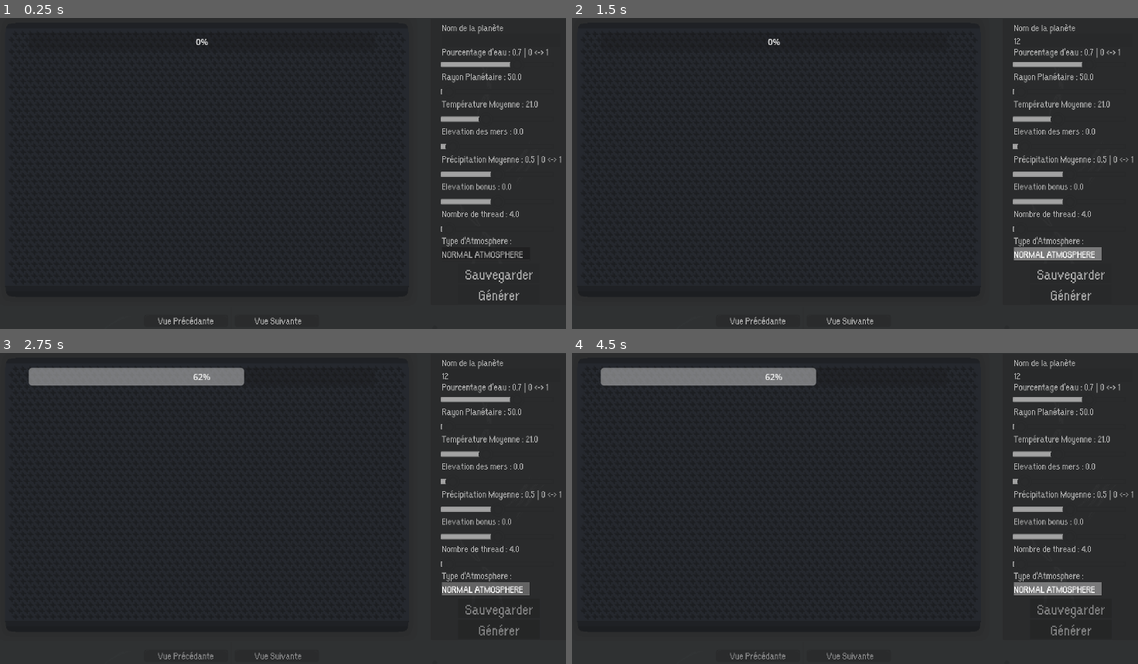
Above: before the commit, frames 1-4 (two rows, left to right).
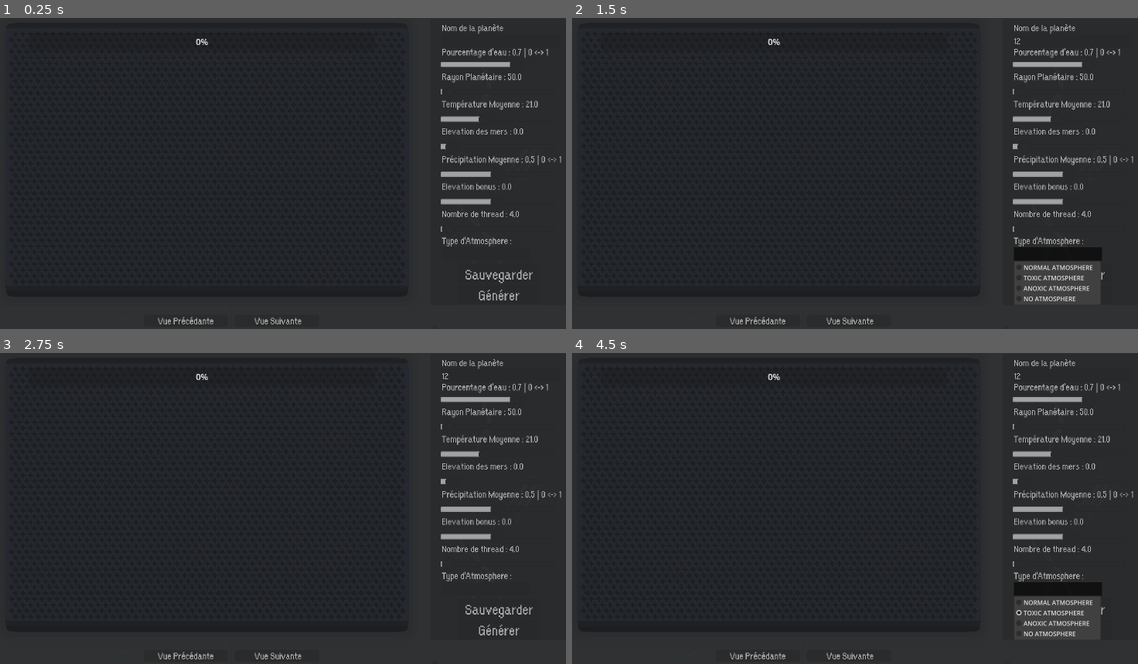
Above: after the commit, the same moments.

Repository: Jujedie/PlanetGenerator
Game: Godot game, scene res://data/scn/master.tscn
The game is run twice, just before and just after one commit, with the same random seed, the same clock (stepped at 60 frames per second) and the same inputs.
Inputs (mouse positions are in pixels of both pictures, inside the frame that each line leads up to):
- Up to frame 1 (0.25 s): no input
- Up to frame 2 (1.5 s): click (1075, 39) at 0.52 s; type "12" at 0.6 s; click (1058, 254) at 1.27 s
- Up to frame 3 (2.75 s): click "Générer" at 2 s
- Up to frame 4 (4.5 s): click (1058, 589) at 2.75 s, where only the run after the commit has a clickable "NO ATMOSPHERE"; click (1070, 608) at 3.5 s, where only the run after the commit has a clickable "Sauvegarder"; click (1058, 589) at 4.25 s, where only the run after the commit has a clickable "TOXIC ATMOSPHERE"

The runs differ from the first frame. In frame 1, 0.2% of the frame differs, in the area x 78-93%, y 74-78%; in frame 2, 1.3%; in frame 3, 3.1%; in frame 4, 4.4%, in the area x 5-95%, y 4-99%.

Commit message:
Ajout d'un sélecteur de type d'atmosphère avec des options pour différentes atmosphères dans la scène principale.

Diff:
--- a/data/scn/master.tscn
+++ b/data/scn/master.tscn
@@ -343,55 +343,25 @@
 text = "Vue Précédante"
 flat = true
 
-[node name="SubViewportContainer" type="SubViewportContainer" parent="Node2D/Control"]
-custom_minimum_size = Vector2(752, 513)
-layout_mode = 0
-offset_left = 99.0
-offset_top = -31.0
-offset_right = 851.0
-offset_bottom = 482.0
-metadata/_edit_lock_ = true
-
-[node name="SubViewport" type="SubViewport" parent="Node2D/Control/SubViewportContainer"]
-handle_input_locally = false
-size = Vector2i(752, 513)
-render_target_update_mode = 4
-
-[node name="Fond" type="Sprite2D" parent="Node2D/Control/SubViewportContainer/SubViewport"]
-texture = ExtResource("2_w33hw")
-centered = false
-metadata/_edit_lock_ = true
-
-[node name="Map" type="Sprite2D" parent="Node2D/Control/SubViewportContainer/SubViewport/Fond"]
-position = Vector2(44, 92.1229)
-scale = Vector2(2, 2)
-centered = false
-
-[node name="renderProgress" type="ProgressBar" parent="Node2D/Control"]
-layout_mode = 0
-offset_left = 143.0
-offset_top = -12.0
-offset_right = 788.0
-offset_bottom = 21.0
-metadata/_edit_lock_ = true
-
 [node name="typeAtmosphere" type="Node2D" parent="Node2D/Control"]
 position = Vector2(912, 388.172)
 scale = Vector2(0.02, 0.02)
 metadata/_edit_lock_ = true
 
-[node name="ItemList" type="ItemList" parent="Node2D/Control/typeAtmosphere"]
+[node name="ItemList" type="OptionButton" parent="Node2D/Control/typeAtmosphere"]
 offset_right = 8205.0
 offset_bottom = 1257.0
-theme = ExtResource("5_e2i44")
-auto_width = true
+theme_override_styles/normal = ExtResource("4_i0hn2")
 item_count = 4
-item_0/text = "NORMAL ATMOSPHERE"
-item_1/text = "TOXIC ATMOSPHERE"
-item_2/text = "ANOXIC ATMOSPHERE"
-item_3/text = "NO ATMOSPHERE"
+popup/item_0/text = "NORMAL ATMOSPHERE"
+popup/item_0/id = 0
+popup/item_1/text = "TOXIC ATMOSPHERE"
+popup/item_1/id = 1
+popup/item_2/text = "ANOXIC ATMOSPHERE"
+popup/item_2/id = 2
+popup/item_3/text = "NO ATMOSPHERE"
+popup/item_3/id = 3
 metadata/_edit_use_anchors_ = true
-metadata/_edit_lock_ = true
 
 [node name="Label" type="Label" parent="Node2D/Control/typeAtmosphere"]
 offset_left = 3.9987
@@ -402,6 +372,38 @@
 theme_override_colors/font_color = Color(0.67069, 0.67069, 0.67069, 1)
 text = "Type d'Atmosphere :"
 metadata/_edit_use_anchors_ = true
+metadata/_edit_lock_ = true
+
+[node name="SubViewportContainer" type="SubViewportContainer" parent="Node2D/Control"]
+custom_minimum_size = Vector2(752, 513)
+layout_mode = 0
+offset_left = 99.0
+offset_top = -31.0
+offset_right = 851.0
+offset_bottom = 482.0
+metadata/_edit_lock_ = true
+
+[node name="SubViewport" type="SubViewport" parent="Node2D/Control/SubViewportContainer"]
+handle_input_locally = false
+size = Vector2i(752, 513)
+render_target_update_mode = 4
+
+[node name="Fond" type="Sprite2D" parent="Node2D/Control/SubViewportContainer/SubViewport"]
+texture = ExtResource("2_w33hw")
+centered = false
+metadata/_edit_lock_ = true
+
+[node name="Map" type="Sprite2D" parent="Node2D/Control/SubViewportContainer/SubViewport/Fond"]
+position = Vector2(44, 92.1229)
+scale = Vector2(2, 2)
+centered = false
+
+[node name="renderProgress" type="ProgressBar" parent="Node2D/Control"]
+layout_mode = 0
+offset_left = 143.0
+offset_top = -12.0
+offset_right = 788.0
+offset_bottom = 21.0
 metadata/_edit_lock_ = true
 
 [node name="Cadre" type="Sprite2D" parent="Node2D"]
